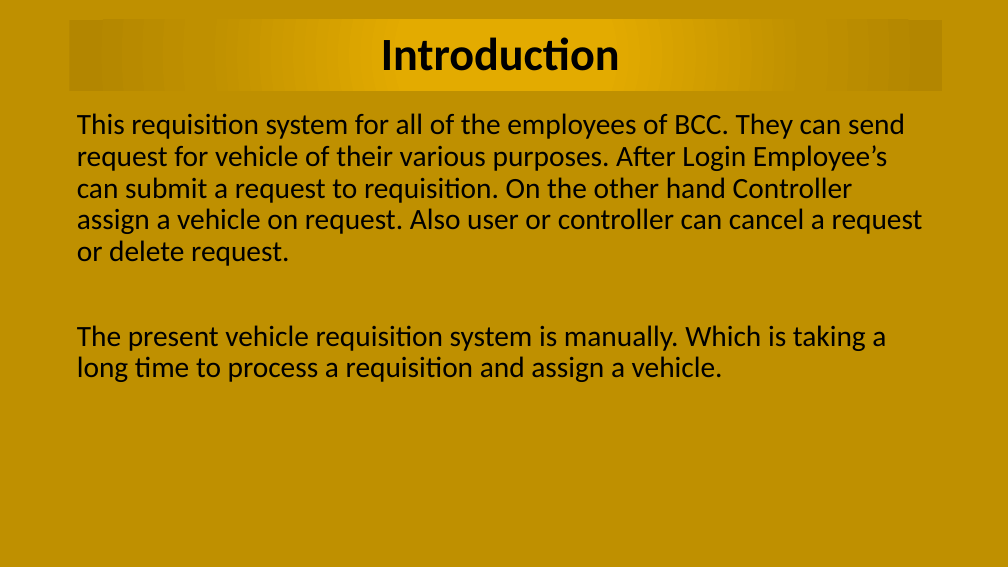
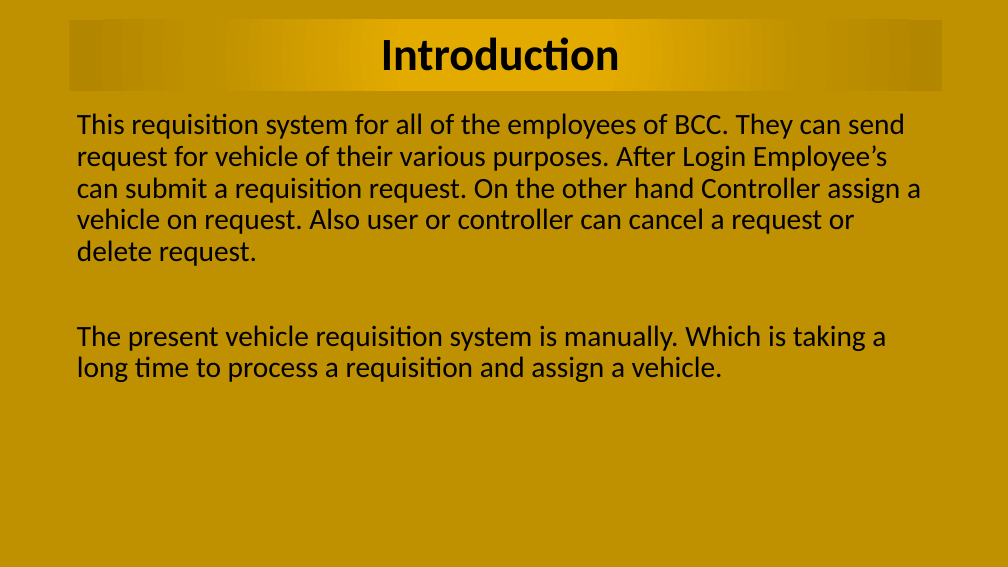
Before and after one commit to chittoranjan/BCCVehicleManagemant, a slide deck: slide 3 of Document/Vehicle Management Presentation.pptx. Drawn at 1008x567 pixels with LibreOffice and Linux fonts; fonts in the diff are those of the drawing. Boxes give left, top, right and bottom in pixels: in the first picture for what was removed or moved away, otherwise in the second. Text is boxed around its words. In the diff, an @@ line names an element or a change of style, - is before the commit and + after.

```diff
--- a/Document/Vehicle Management Presentation.pptx
+++ b/Document/Vehicle Management Presentation.pptx
@@ text at [77,113,921,266]: text changed @@
-This requisition system for all of the employees of BCC. They can send request for vehicle of their various purposes. After Login Employee’s can submit a request to requisition. On the other hand Controller assign a vehicle on request. Also user or controller can cancel a request or delete request.
+This requisition system for all of the employees of BCC. They can send request for vehicle of their various purposes. After Login Employee’s can submit a requisition request. On the other hand Controller assign a vehicle on request. Also user or controller can cancel a request or delete request.
```
Also in this commit, not shown: 9 other slides changed, 16 slides added, 4 other files.
